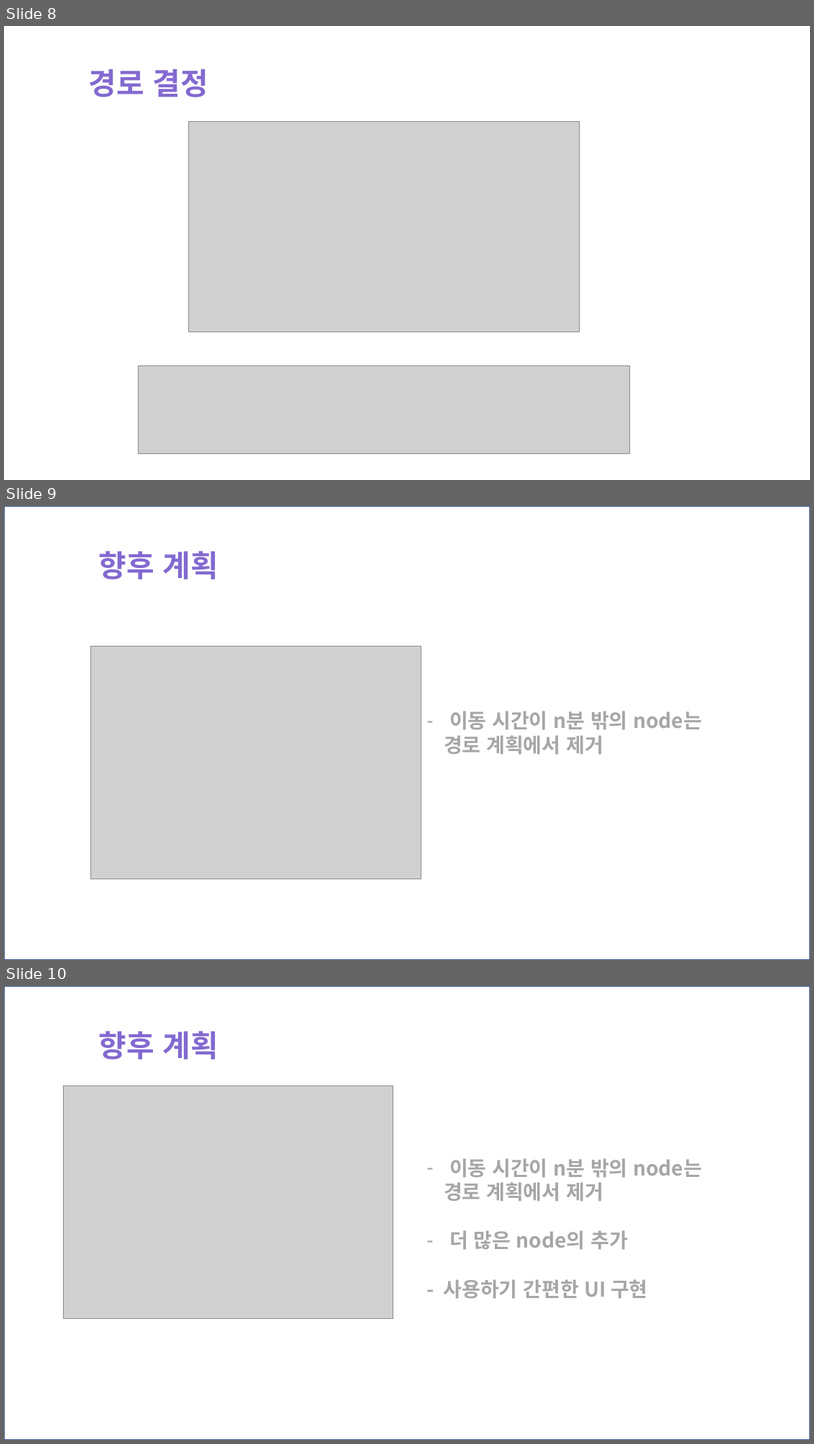
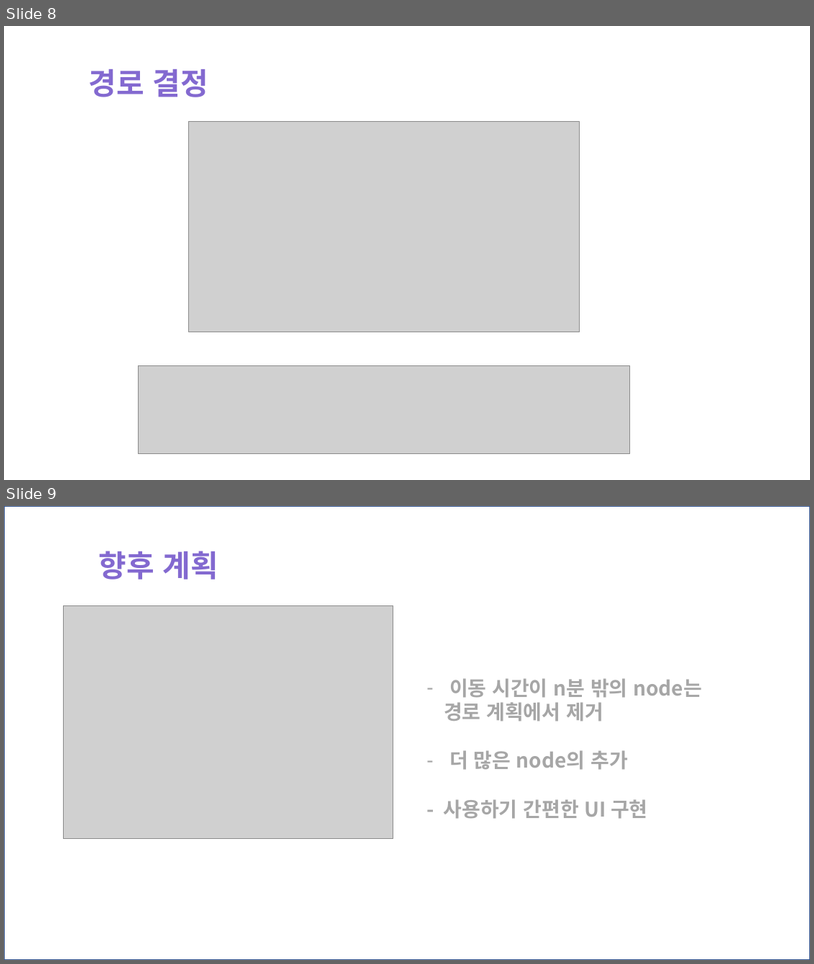
Before and after one commit to JHYOONNN/DST_project, a slide deck: ppt/ppt4.pptx. Shown one above the other, each under a label of ours: slides 8, 9 and 10 before the commit, slides 8 and 9 after it. The pictures are 814x1444 and 814x964 pixels, drawn with LibreOffice and Linux fonts; fonts in the diff are those of the drawing; grey boxes stand for pictures. Boxes give left, top, right and bottom in pixels: in the first picture for what was removed or moved away, otherwise in the second. Text is boxed around its words. In the diff, an @@ line names an element or a change of style, - is before the commit and + after.

Commit message:
update

```diff
--- a/ppt/ppt4.pptx
+++ b/ppt/ppt4.pptx
@@ slide 9 removed at [4,506,810,960], background #FFFFFF @@
@@ rectangle removed at [4,506,810,960] @@
@@ text removed at [99,551,219,579] @@
-향후 계획
@@ picture removed at [91,646,422,879] @@
@@ text removed at [444,710,702,754] @@
-– 이동 시간이 n분 밖의 node는
-경로 계획에서 제거
@@ what was slide 10 is now slide 9 @@
```
